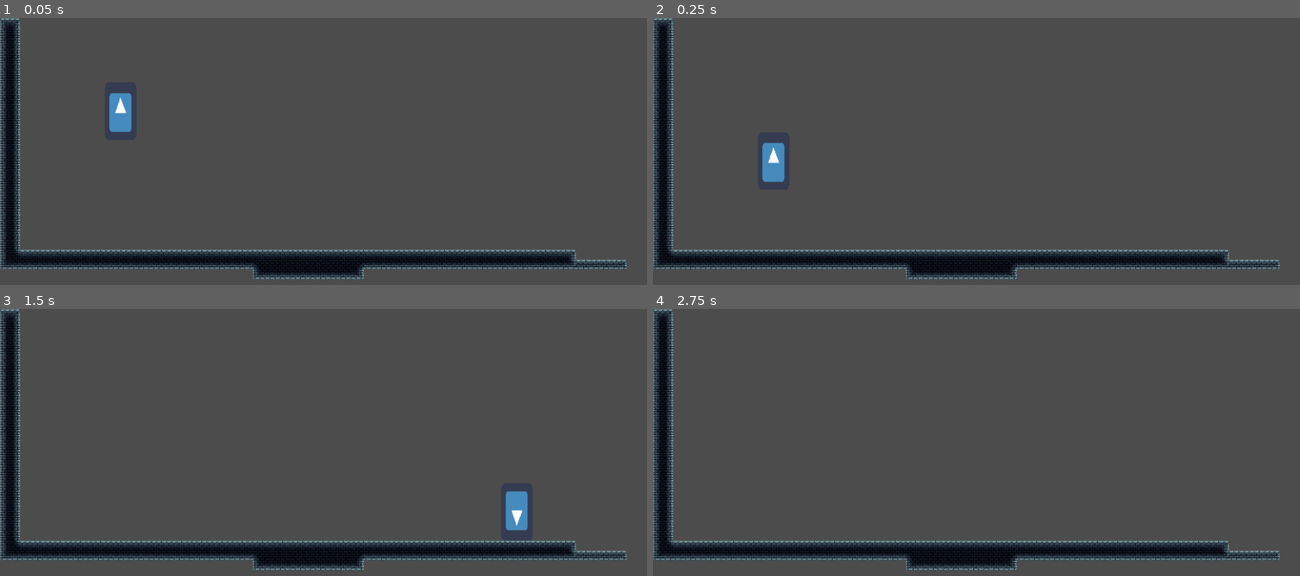
Above: before the commit, frames 1-4 (two rows, left to right).
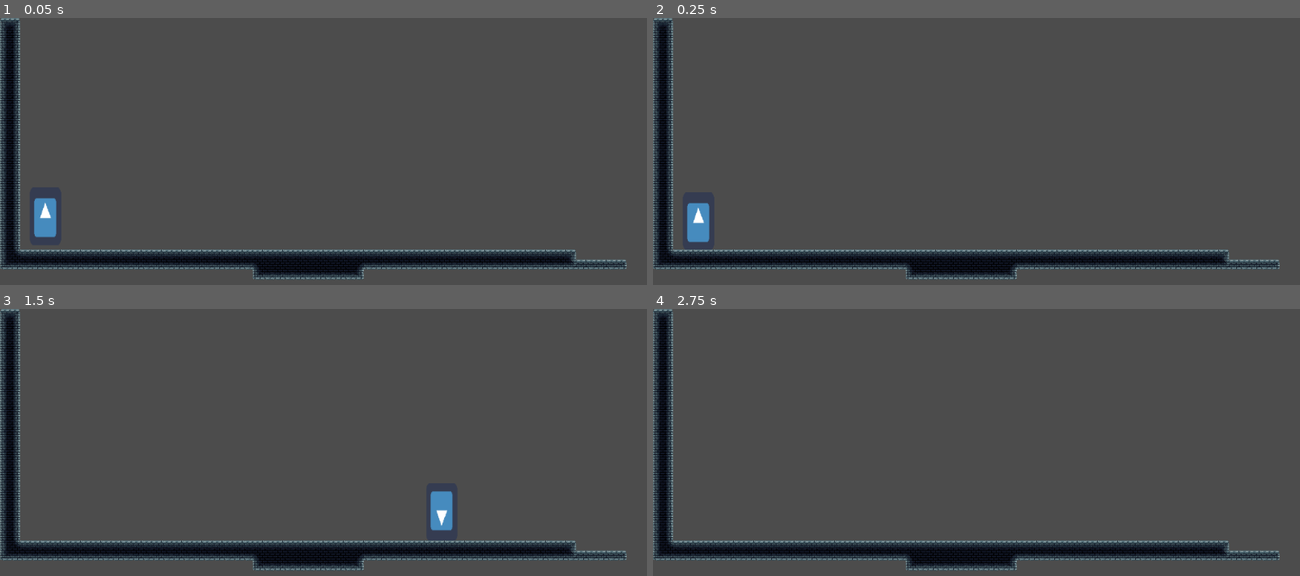
Above: after the commit, the same moments.

Repository: c0vvb0yy/jame-gam-18
Game: Godot game, scene res://src/level/ArenaController.tscn
The game is run twice, just before and just after one commit, with the same random seed, the same clock (stepped at 60 frames per second) and the same inputs. This scene is started directly instead of the project's main scene. The engine's default icon, where the game draws it, is replaced by a stand-in: a white triangle on a blue panel in a dark square.
Inputs:
- Up to frame 1 (0.05 s): no input
- Up to frame 2 (0.25 s): no input
- Up to frame 3 (1.5 s): hold S (move_crouch) 0.53-1.28 s; hold D (move_right) from 0.53 s (still down); tap W (move_jump) at 0.77 s; tap S (move_crouch) at 1.35 s
- Up to frame 4 (2.75 s): tap W (move_jump) at 1.52 s; release D (move_right) at 2.03 s; hold A (move_left) from 2.03 s (still down); hold S (move_crouch) from 2.03 s (still down)

The runs differ from the first frame. In frame 1, 1.0% of the frame differs, in the area x 5-21%, y 28-83%; in frame 2, 1.0%, in the area x 5-21%, y 46-84%; in frame 3, 1.0%; in frame 4, nothing differs.

Commit message:
arena spawn points work

Diff:
--- a/src/Player.gd
+++ b/src/Player.gd
@@ -1,17 +1,16 @@
 extends Node2D
-
 class_name Player
 
-# Declare member variables here. Examples:
-# var a = 2
-# var b = "text"
 
+signal kill_player
 
-# Called when the node enters the scene tree for the first time.
-func _ready():
-	pass # Replace with function body.
+func kill_player():
+	# get the arena controller
+	var controllers = get_tree().get_nodes_in_group("ArenaController")
+	if controllers.size() > 0:
+		var controller = controllers[0]
 
-
-# Called every frame. 'delta' is the elapsed time since the previous frame.
-#func _process(delta):
-#	pass
+		# emit the signal that the player died
+		connect("kill_player", controller, "end_run")
+		emit_signal("kill_player")
+		disconnect("kill_player", controller, "end_run")
--- a/src/level/ArenaController.gd
+++ b/src/level/ArenaController.gd
@@ -1,6 +1,9 @@
 extends Node2D
 
-var player = null
+var current_player = null
+var current_arena = null
+
+var player = preload("res://src/Player.tscn")
 
 func _ready() -> void:
 	load_arena(GameData.next_arena)
@@ -8,12 +11,13 @@
 func get_player_ref():
 	var players =  get_tree().get_nodes_in_group("Player")
 	if players.size() > 0:
-		player = players[0]
+		current_player = players[0]
 		# assign the first player we find to the referencee
 		# depending on how we implement the replay, this may have to be refactored
 	else:
-		pass
-		# instance a new player
+		var new_player = player.instance()
+		current_player = new_player
+		add_child(new_player)
 
 func load_arena(arena_index: int):
 	var file_path = str("res://src/level/arenas/arena", arena_index, ".tscn")
@@ -30,8 +34,40 @@
 		var arena_res = load(file_path)
 		var new_arena = arena_res.instance()
 		add_child(new_arena)
+		current_arena = new_arena
 
 		# place player there
-		var spawn_pos = new_arena.player_spawn_point_global_coords()
-		#player.global_position = spawn_pos
+		get_player_ref()
+		position_player_at_spawn()
 		# idk create the starting state of the player
+
+
+func position_player_at_spawn():
+	if current_arena != null:
+		# get the spawn position
+		var spawn_pos = current_arena.player_spawn_point_global_coords()
+
+		# get the player
+		var players = get_tree().get_nodes_in_group("Player")
+		if players.size() > 0:
+			current_player = players[0]
+
+			# move player
+			current_player.global_position = spawn_pos
+
+
+func end_run():
+	pass
+	# stop recording
+	# reset player position
+	# play all recordings
+	print("ctr got player kill")
+
+
+func play_recordings():
+	pass
+	# play all recordings
+
+func start_run():
+	pass
+	# start timer
--- a/src/level/ArenaController.tscn
+++ b/src/level/ArenaController.tscn
@@ -2,5 +2,5 @@
 
 [ext_resource path="res://src/level/ArenaController.gd" type="Script" id=1]
 
-[node name="ArenaController" type="Node2D"]
+[node name="ArenaController" type="Node2D" groups=["ArenaController"]]
 script = ExtResource( 1 )
--- a/src/level/arenas/arena0.tscn
+++ b/src/level/arenas/arena0.tscn
@@ -14,7 +14,7 @@
 script = ExtResource( 4 )
 
 [node name="PlayerSpawnPoint" parent="." instance=ExtResource( 2 )]
-position = Vector2( 27, 180 )
+position = Vector2( 72, 311 )
 
 [node name="Player" parent="." instance=ExtResource( 3 )]
 position = Vector2( 191, 144 )
--- a/src/level/editor/DeathZone.gd
+++ b/src/level/editor/DeathZone.gd
@@ -26,3 +26,4 @@
 func _on_DeathZone_body_entered(body: Node) -> void:
 	if body.get_parent() is Player:
 		print("killed player")
+		body.get_parent().kill_player()
